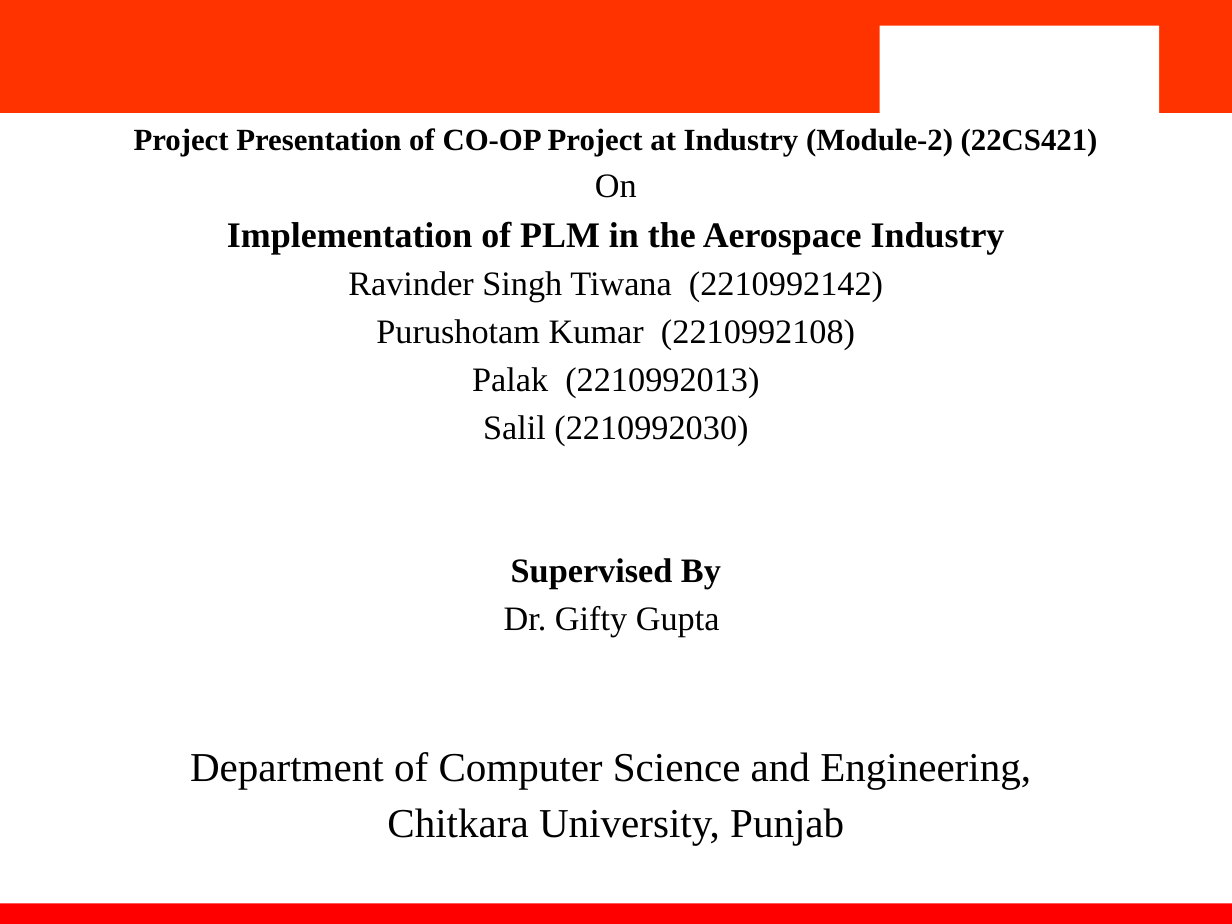
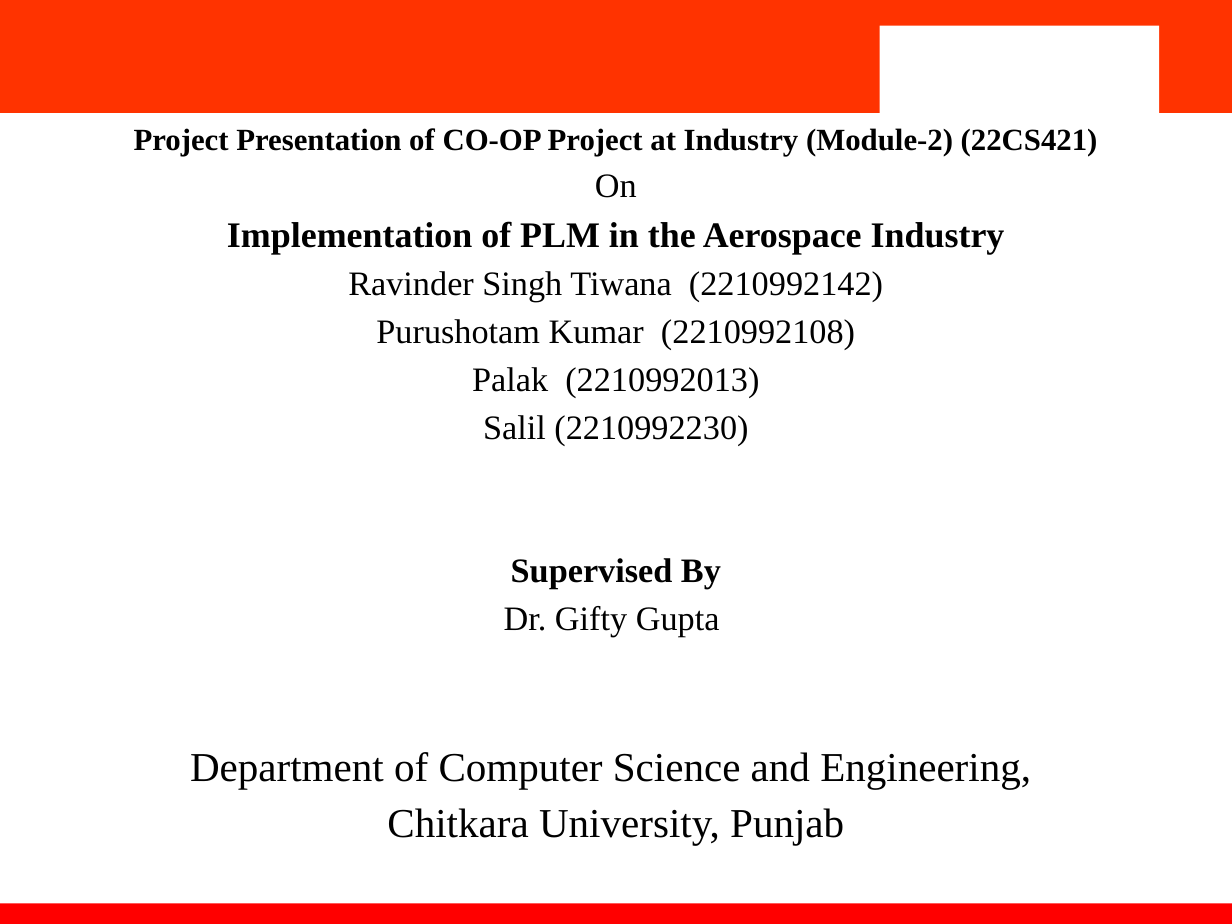
Before and after one commit to Prsraj4802/PLM-Aerospace-Implementation-2210992230_2210992108_2210992142_2210992013-, a slide deck: slide 1 of PPT and Report/COOP2_External_PPT.pptx. Drawn at 1232x924 pixels with LibreOffice and Linux fonts; fonts in the diff are those of the drawing; background and template pictures are left out. Boxes give left, top, right and bottom in pixels: in the first picture for what was removed or moved away, otherwise in the second. Text is boxed around its words. In the diff, an @@ line names an element or a change of style, - is before the commit and + after.

Commit message:
Updated PPT and report

```diff
--- a/PPT and Report/COOP2_External_PPT.pptx
+++ b/PPT and Report/COOP2_External_PPT.pptx
@@ text at (483, 415, 748, 446): text changed @@
-Salil (2210992030)
+Salil (2210992230)
```
Also in this commit, not shown: 1 other file.
